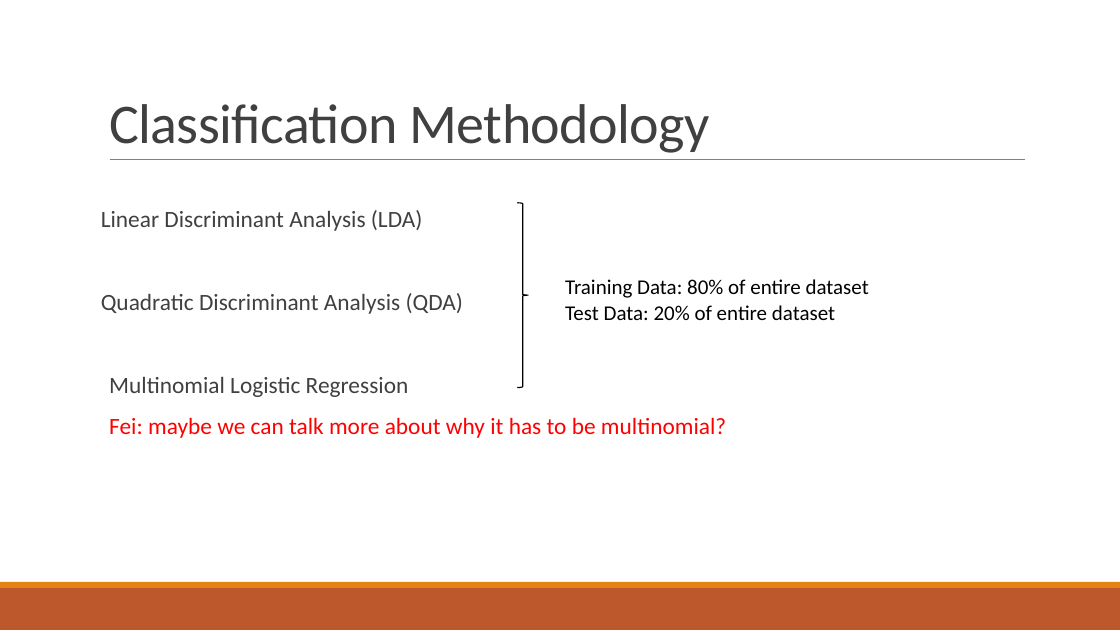
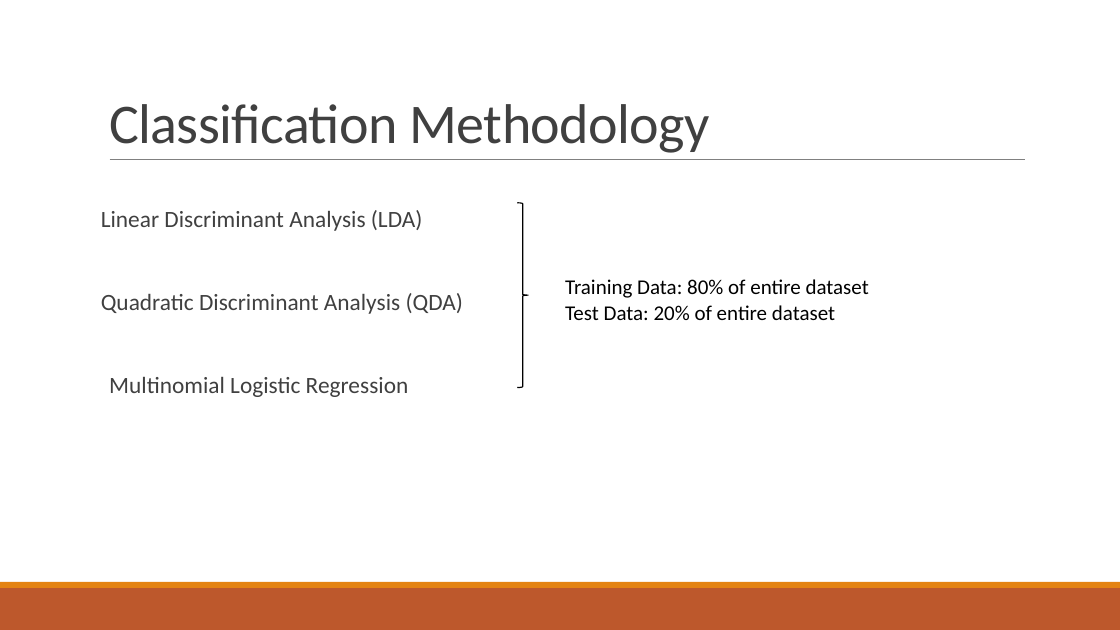
Before and after one commit to MLBartley/DataMiningCourse, a slide deck: slide 3 of Project1Slides.pptx. Drawn at 1120x630 pixels with LibreOffice and Linux fonts; fonts in the diff are those of the drawing. Boxes give left, top, right and bottom in pixels: in the first picture for what was removed or moved away, otherwise in the second. Text is boxed around its words. In the diff, an @@ line names an element or a change of style, - is before the commit and + after.

```diff
--- a/Project1Slides.pptx
+++ b/Project1Slides.pptx
@@ text at [109,417,726,438]: paragraph removed @@
-  Fei: maybe we can talk more about why it has to be multinomial?
```
Also in this commit, not shown: 2 other slides changed, 1 slide added, 1 slide removed.
